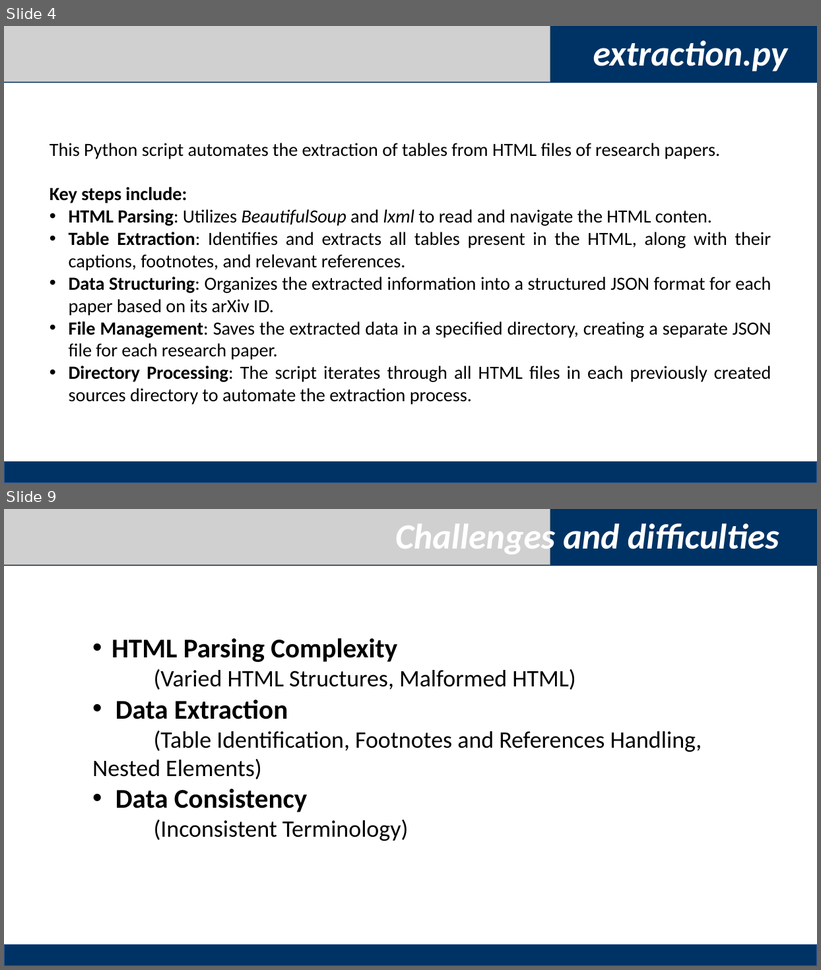
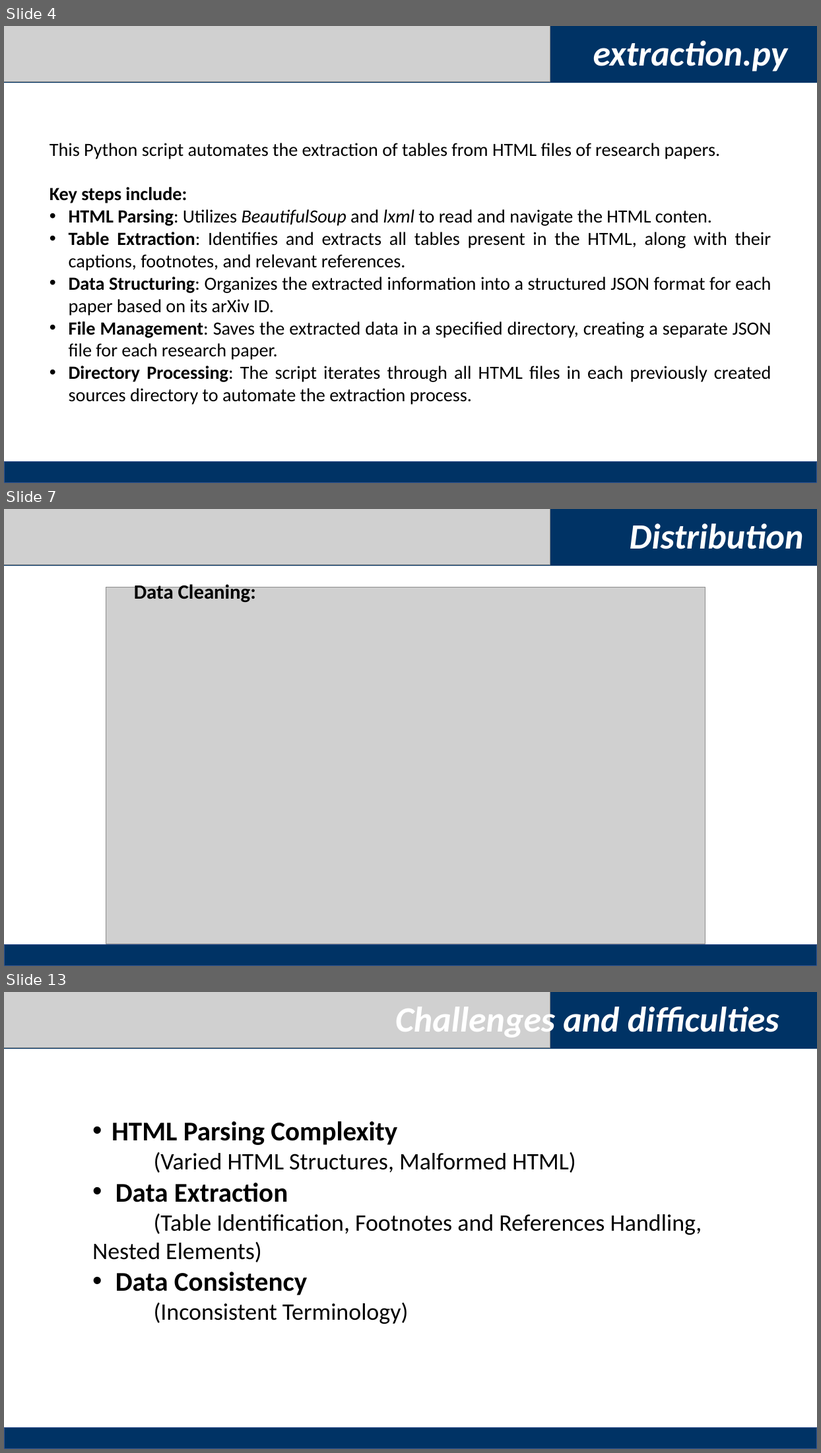
Before and after one commit to haowen3012/ID-Homerwork1, a slide deck: homework1/Homework1.pptx. Shown one above the other, each under a label of ours: slides 4 and 9 before the commit, slides 4, 7 and 13 after it; the slides between them are not shown. The pictures are 821x970 and 821x1453 pixels, drawn with LibreOffice and Linux fonts; fonts in the diff are those of the drawing; grey boxes stand for pictures. Boxes give left, top, right and bottom in pixels: in the first picture for what was removed or moved away, otherwise in the second. Text is boxed around its words. In the diff, an @@ line names an element or a change of style, - is before the commit and + after.

```diff
--- a/homework1/Homework1.pptx
+++ b/homework1/Homework1.pptx
@@ slide 7 added at [4,509,817,966], background #FFFFFF @@
@@ rectangle added at [4,509,817,566], fill #003365 @@
@@ picture added at [4,509,550,564] @@
@@ text added at [630,524,804,549], 42 pt, text #FFFFFF, bold, italic @@
+Distribution
@@ picture added at [106,587,706,944] @@
@@ text added at [134,582,256,603], 24 pt, text #000000, bold @@
+Data Cleaning:
@@ rectangle added at [4,945,817,966], fill #003365, outline #325491 1 pt @@
@@ what was slide 9 is now slide 13 @@
```
Also in this commit, not shown: 2 slides changed, 7 other slides added, 4 slides removed.
